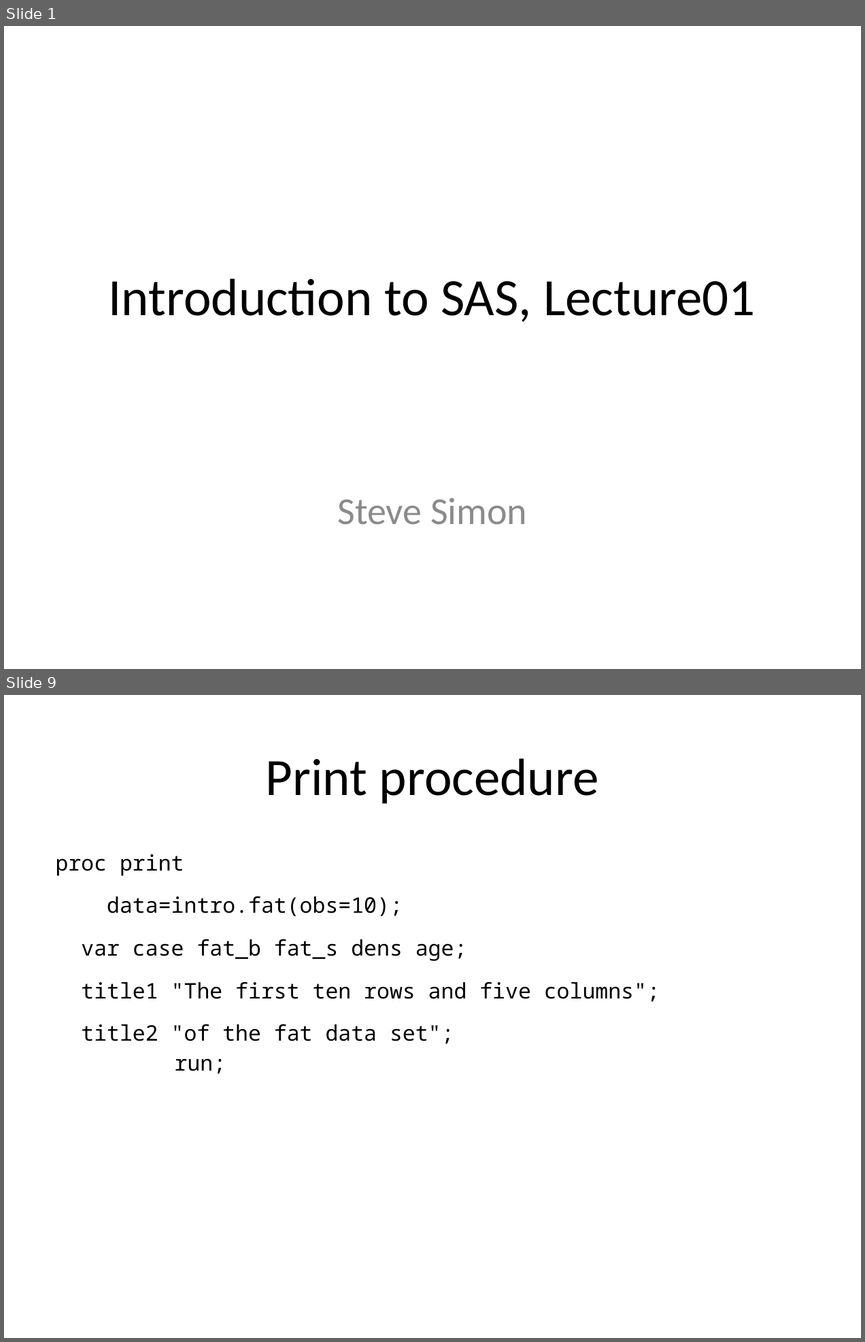
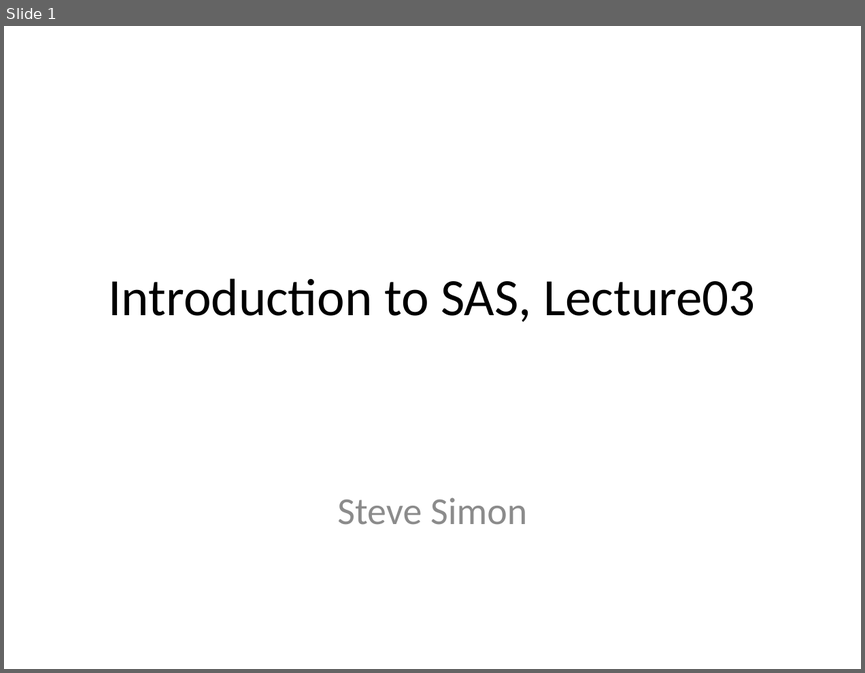
Before and after one commit to classes-simon/5507, a slide deck: module03/src/slides-and-speaker-notes-03.pptx. Shown one above the other, each under a label of ours: slides 1 and 9 before the commit, slide 1 after it; the slides between them are not shown. The pictures are 865x1342 and 865x673 pixels, drawn with LibreOffice and Linux fonts; fonts in the diff are those of the drawing. Boxes give left, top, right and bottom in pixels: in the first picture for what was removed or moved away, otherwise in the second. Text is boxed around its words. In the diff, an @@ line names an element or a change of style, - is before the commit and + after.

```diff
--- a/module03/src/slides-and-speaker-notes-03.pptx
+++ b/module03/src/slides-and-speaker-notes-03.pptx
@@ slide 9 removed at [4,695,861,1338], background #FFFFFF @@
@@ title removed at [266,758,598,804] @@
-Print procedure
@@ text removed at [56,854,660,1074] @@
-proc print
-data=intro.fat(obs=10);
-var case fat_b fat_s dens age;
-title1 "The first ten rows and five columns";
-title2 "of the fat data set";
-run;
@@ slide 1 changed as well @@
@@ title at [109,278,755,322]: text changed @@
-Introduction to SAS, Lecture01
+Introduction to SAS, Lecture03
```
Also in this commit, not shown: 2 slides added, 57 other slides removed, 10 other files.
